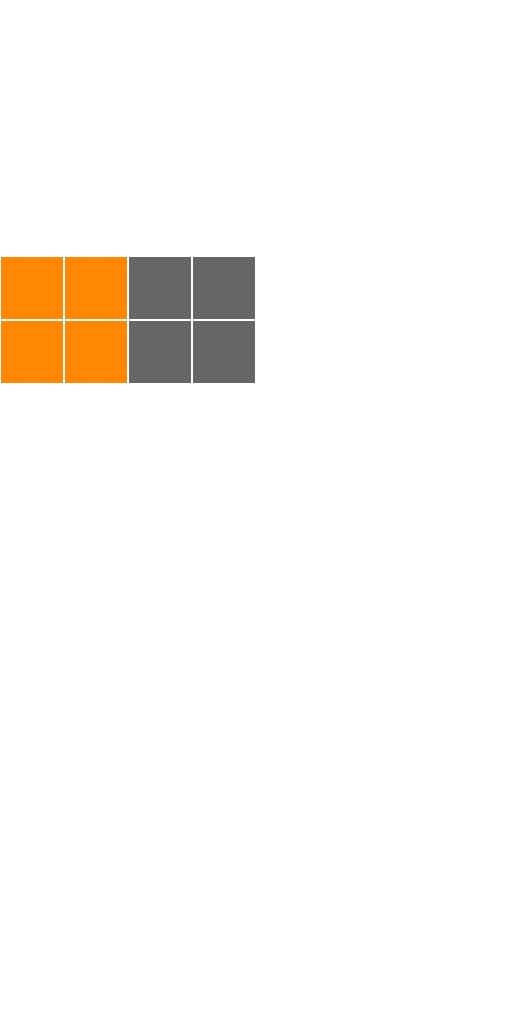
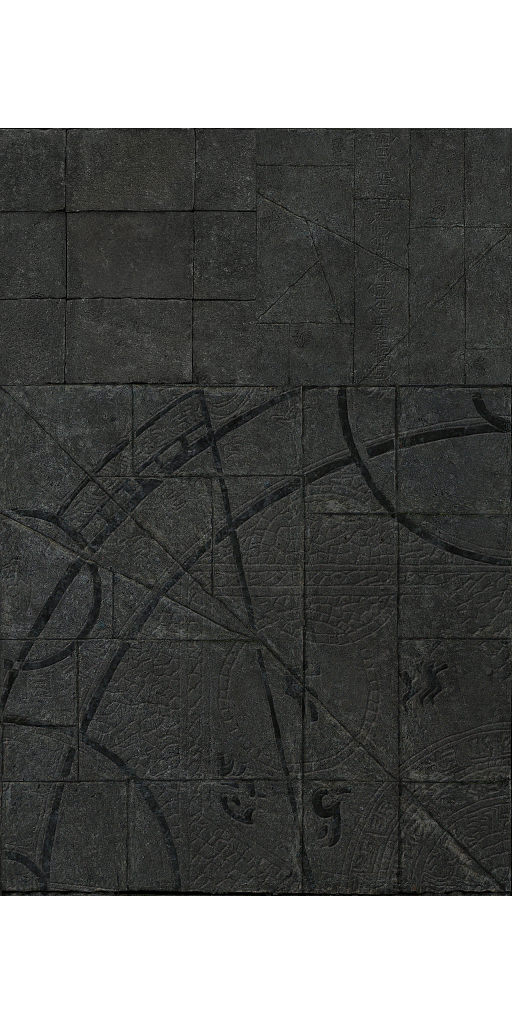
Two versions of the same layered image (512px x 1024px). Layer-by-layer changes:
added layer "Layer 3" above "Layer 2" over [0, 128, 256, 384]
added layer "Layer 2" above "Layer 1" over [256, 128, 512, 384]
added layer "Layer 1" above "Background copy" over [0, 384, 512, 896]
